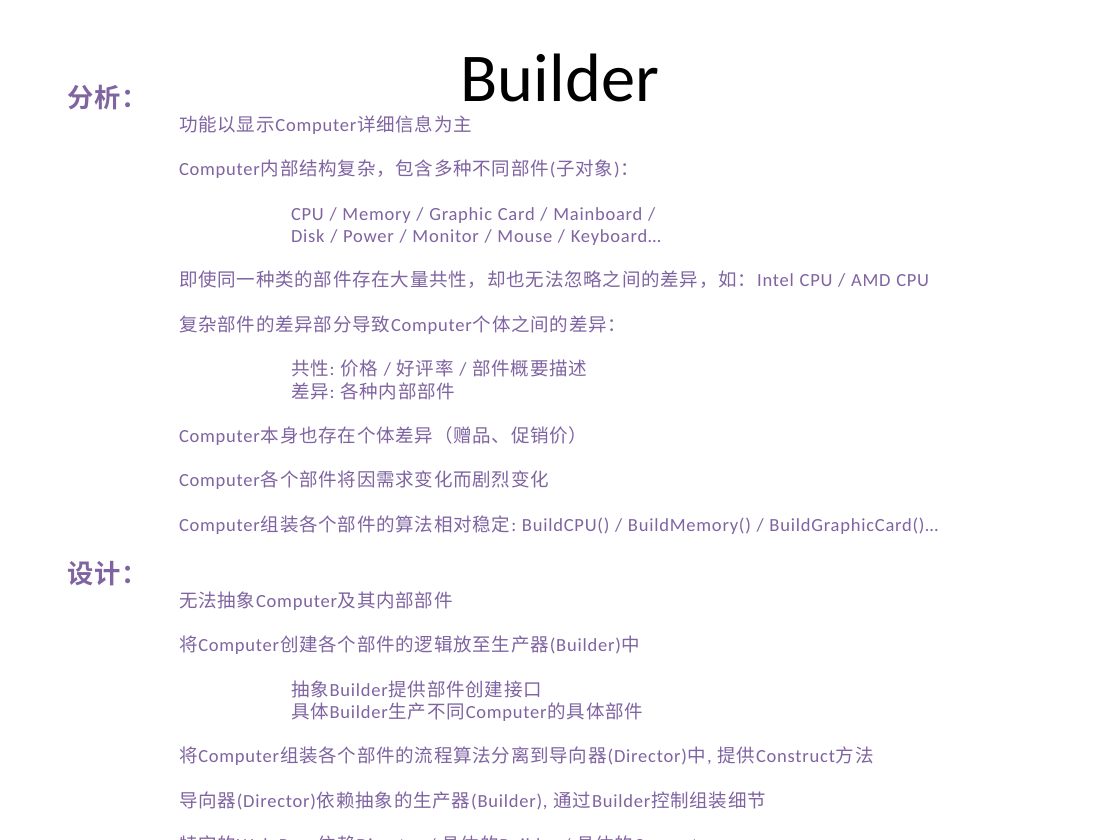
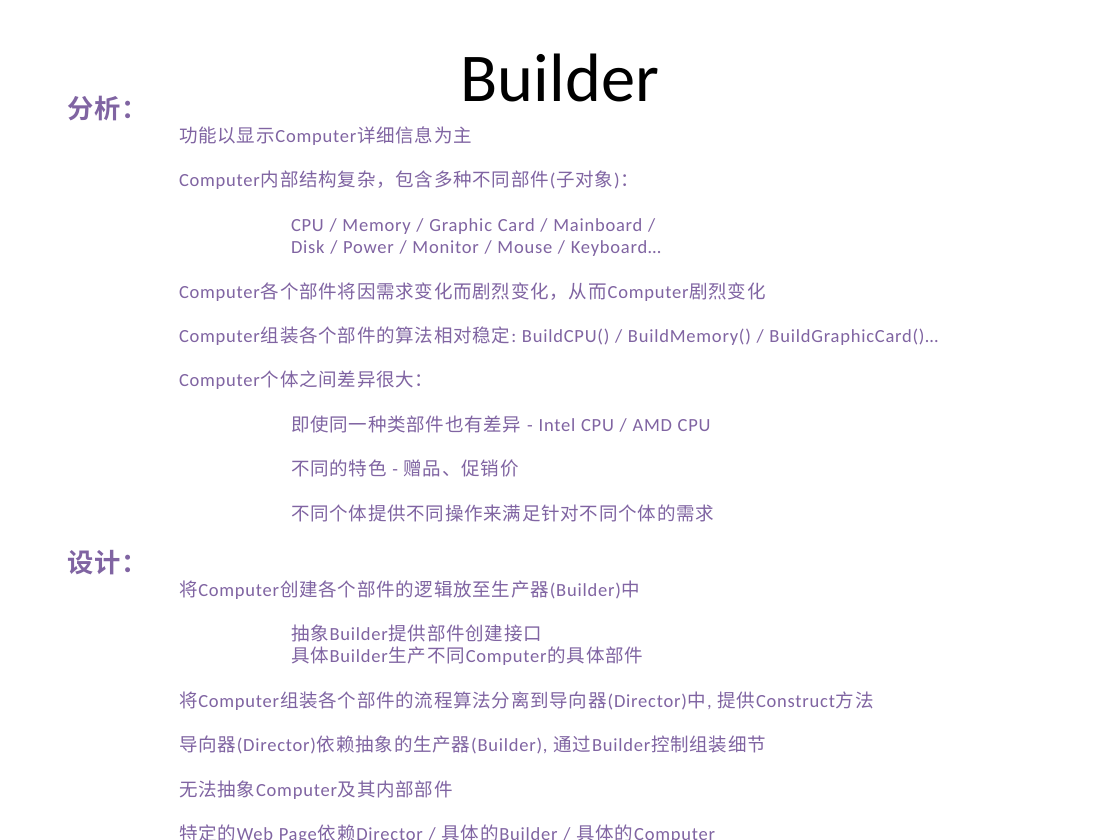
Before and after one commit to PlumpMath/DesignPattern-956, a slide deck: slide 7 of _Doc/DesignPattern.P2.Creational(Builder).pptx. Drawn at 1120x840 pixels with LibreOffice and Linux fonts; fonts in the diff are those of the drawing. Boxes give left, top, right and bottom in pixels: in the first picture for what was removed or moved away, otherwise in the second. Text is boxed around its words. In the diff, an @@ line names an element or a change of style, - is before the commit and + after.

Commit message:
Updated Builder PPT.

```diff
--- a/_Doc/DesignPattern.P2.Creational(Builder).pptx
+++ b/_Doc/DesignPattern.P2.Creational(Builder).pptx
@@ text at (179,282,766,301): text changed @@
-即使同一种类的部件存在大量共性，却也无法忽略之间的差异，如：Intel CPU / AMD CPU
-复杂部件的差异部分导致Computer个体之间的差异：
-共性: 价格 / 好评率 / 部件概要描述
-差异: 各种内部部件
-Computer本身也存在个体差异（赠品、促销价）
-Computer各个部件将因需求变化而剧烈变化
+Computer各个部件将因需求变化而剧烈变化，从而Computer剧烈变化
@@ text at (179,371,714,522): paragraphs added @@
+Computer个体之间差异很大：
+即使同一种类部件也有差异 - Intel CPU / AMD CPU
+不同的特色 - 赠品、促销价
+不同个体提供不同操作来满足针对不同个体的需求
@@ text at (179,591,453,610): paragraph removed @@
-无法抽象Computer及其内部部件
@@ text at (179,780,453,799): paragraph added @@
+无法抽象Computer及其内部部件
```
